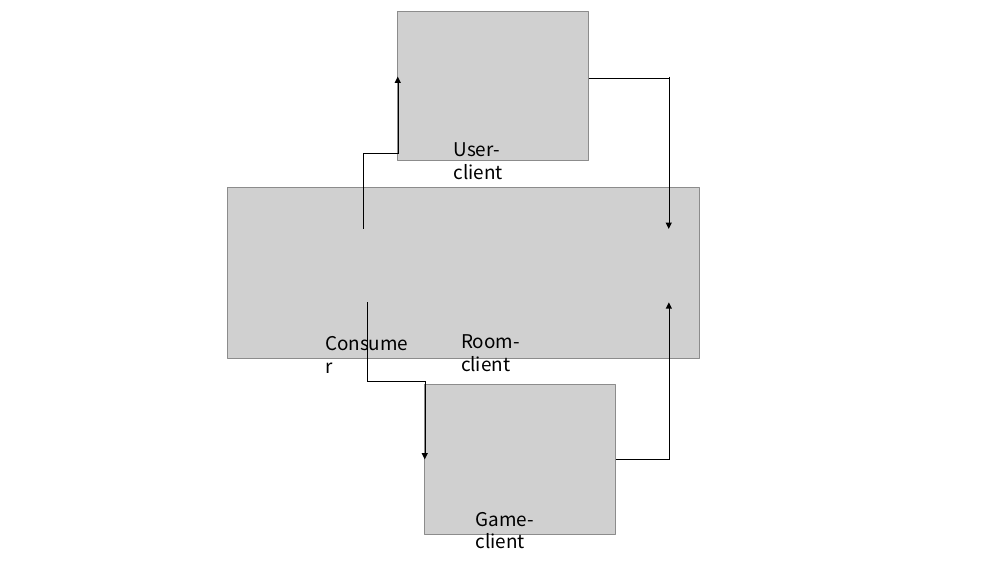
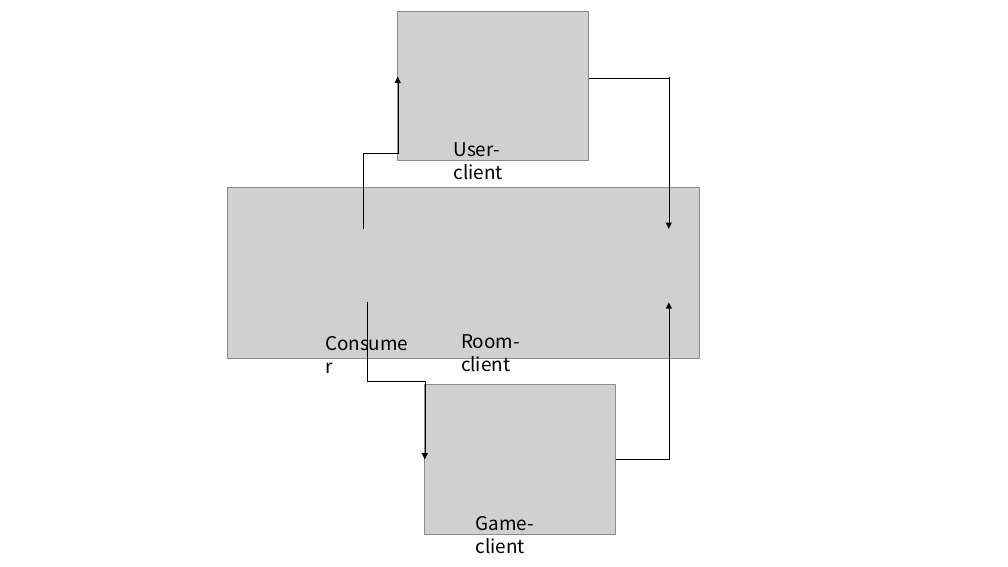
Before and after one commit to gogowhy/PlayerKnowns-Battleground, a slide deck: slide 2 of Document/PKBG软件架构/逻辑架构文档图.pptx. Drawn at 1008x567 pixels with LibreOffice and Linux fonts; fonts in the diff are those of the drawing; grey boxes stand for pictures. Boxes give left, top, right and bottom in pixels: in the first picture for what was removed or moved away, otherwise in the second. Text is boxed around its words. In the diff, an @@ line names an element or a change of style, - is before the commit and + after.

```diff
--- a/Document/PKBG软件架构/逻辑架构文档图.pptx
+++ b/Document/PKBG软件架构/逻辑架构文档图.pptx
@@ text "Game-client": place and size @@
-text "Game-client" at [476,512,534,549]
+text "Game-client" at [476,516,534,554]
```
Also in this commit, not shown: 3 other files.
